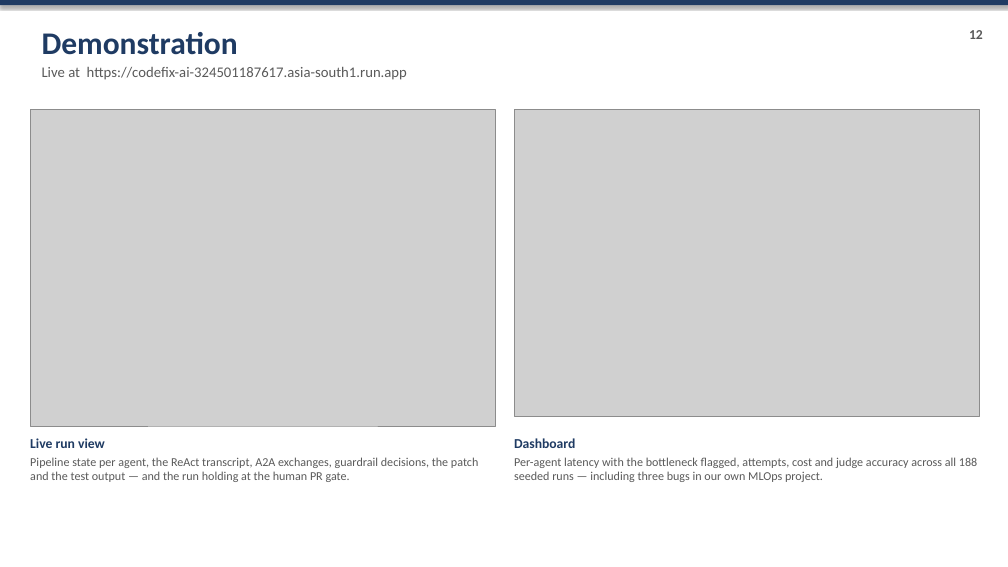
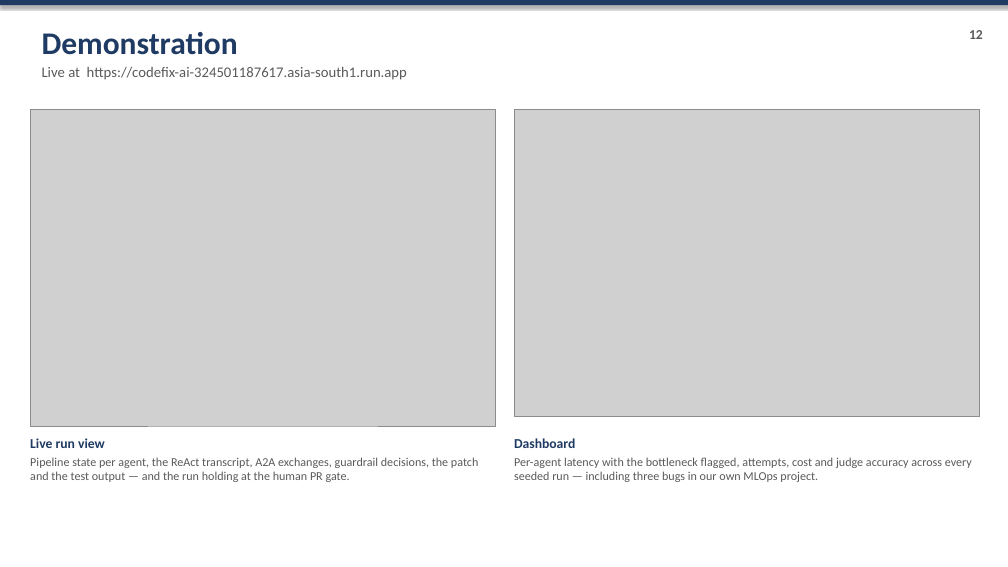
Before and after one commit to karthik14344/CodeFix-AI, a slide deck: slide 13 of docs/slides/CodeFix_AI_Final_Presentation.pptx. Drawn at 1008x567 pixels with LibreOffice and Linux fonts; fonts in the diff are those of the drawing; grey boxes stand for pictures. Boxes give left, top, right and bottom in pixels: in the first picture for what was removed or moved away, otherwise in the second. Text is boxed around its words. In the diff, an @@ line names an element or a change of style, - is before the commit and + after.

```diff
--- a/docs/slides/CodeFix_AI_Final_Presentation.pptx
+++ b/docs/slides/CodeFix_AI_Final_Presentation.pptx
@@ text at bbox=[514, 457, 972, 482]: text changed @@
-Per-agent latency with the bottleneck flagged, attempts, cost and judge accuracy across all 188 seeded runs — including three bugs in our own MLOps project.
+Per-agent latency with the bottleneck flagged, attempts, cost and judge accuracy across every seeded run — including three bugs in our own MLOps project.
```
Also in this commit, not shown: 2 other slides changed, 16 other files.
